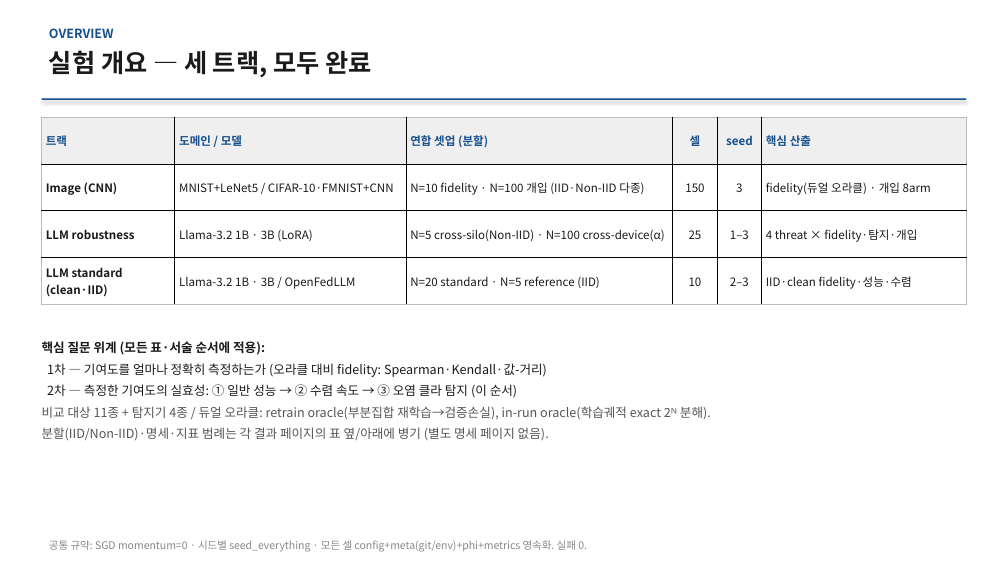
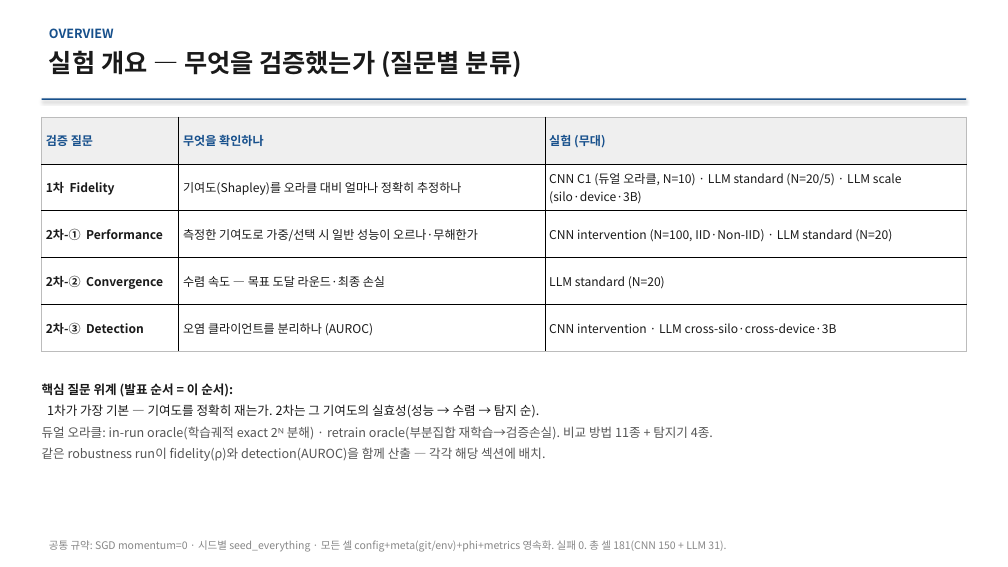
Before and after one commit to YongheeChoi/flirds, a slide deck: slide 2 of research-wiki/presentations/2026-06-results-report/flirds-results-2026-06.pptx. Drawn at 1008x567 pixels with LibreOffice and Linux fonts; fonts in the diff are those of the drawing. Boxes give left, top, right and bottom in pixels: in the first picture for what was removed or moved away, otherwise in the second. Text is boxed around its words. In the diff, an @@ line names an element or a change of style, - is before the commit and + after.

```diff
--- a/research-wiki/presentations/2026-06-results-report/flirds-results-2026-06.pptx
+++ b/research-wiki/presentations/2026-06-results-report/flirds-results-2026-06.pptx
@@ text at <box>49,50,522,77</box>: text changed @@
-실험 개요 — 세 트랙, 모두 완료
+실험 개요 — 무엇을 검증했는가 (질문별 분류)
@@ table at <box>42,117,966,352</box> @@
-트랙 | 도메인 / 모델 | 연합 셋업 (분할) | 셀 | seed | 핵심 산출
-Image (CNN) | MNIST+LeNet5 / CIFAR-10·FMNIST+CNN | N=10 fidelity · N=100 개입 (IID·Non-IID 다종) | 150 | 3 | fidelity(듀얼 오라클) · 개입 8arm
-LLM robustness | Llama-3.2 1B · 3B (LoRA) | N=5 cross-silo(Non-IID) · N=100 cross-device(α) | 25 | 1–3 | 4 threat × fidelity·탐지·개입
-LLM standard (clean·IID) | Llama-3.2 1B · 3B / OpenFedLLM | N=20 standard · N=5 reference (IID) | 10 | 2–3 | IID·clean fidelity·성능·수렴
+검증 질문 | 무엇을 확인하나 | 실험 (무대)
+1차 Fidelity | 기여도(Shapley)를 오라클 대비 얼마나 정확히 추정하나 | CNN C1 (듀얼 오라클, N=10) · LLM standard (N=20/5) · LLM scale (silo·device·3B)
+2차-① Performance | 측정한 기여도로 가중/선택 시 일반 성능이 오르나·무해한가 | CNN intervention (N=100, IID·Non-IID) · LLM standard (N=20)
+2차-② Convergence | 수렴 속도 — 목표 도달 라운드·최종 손실 | LLM standard (N=20)
+2차-③ Detection | 오염 클라이언트를 분리하나 (AUROC) | CNN intervention · LLM cross-silo·cross-device·3B
@@ text at <box>42,383,713,461</box>: text changed @@
-핵심 질문 위계 (모든 표·서술 순서에 적용):
-1차 — 기여도를 얼마나 정확히 측정하는가 (오라클 대비 fidelity: Spearman·Kendall·값-거리)
-2차 — 측정한 기여도의 실효성: ① 일반 성능 → ② 수렴 속도 → ③ 오염 클라 탐지 (이 순서)
-비교 대상 11종 + 탐지기 4종 / 듀얼 오라클: retrain oracle(부분집합 재학습→검증손실), in-run oracle(학습궤적 exact 2ᴺ 분해).
-분할(IID/Non-IID)·명세·지표 범례는 각 결과 페이지의 표 옆/아래에 병기 (별도 명세 페이지 없음).
+핵심 질문 위계 (발표 순서 = 이 순서):
+1차가 가장 기본 — 기여도를 정확히 재는가. 2차는 그 기여도의 실효성(성능 → 수렴 → 탐지 순).
+듀얼 오라클: in-run oracle(학습궤적 exact 2ᴺ 분해) · retrain oracle(부분집합 재학습→검증손실). 비교 방법 11종 + 탐지기 4종.
+같은 robustness run이 fidelity(ρ)와 detection(AUROC)을 함께 산출 — 각각 해당 섹션에 배치.
@@ text at <box>49,540,726,552</box>: text changed @@
-공통 규약: SGD momentum=0 · 시드별 seed_everything · 모든 셀 config+meta(git/env)+phi+metrics 영속화. 실패 0.
+공통 규약: SGD momentum=0 · 시드별 seed_everything · 모든 셀 config+meta(git/env)+phi+metrics 영속화. 실패 0. 총 셀 181(CNN 150 + LLM 31).
```
Also in this commit, not shown: 14 other slides changed, 1 slide added, 19 other files.
